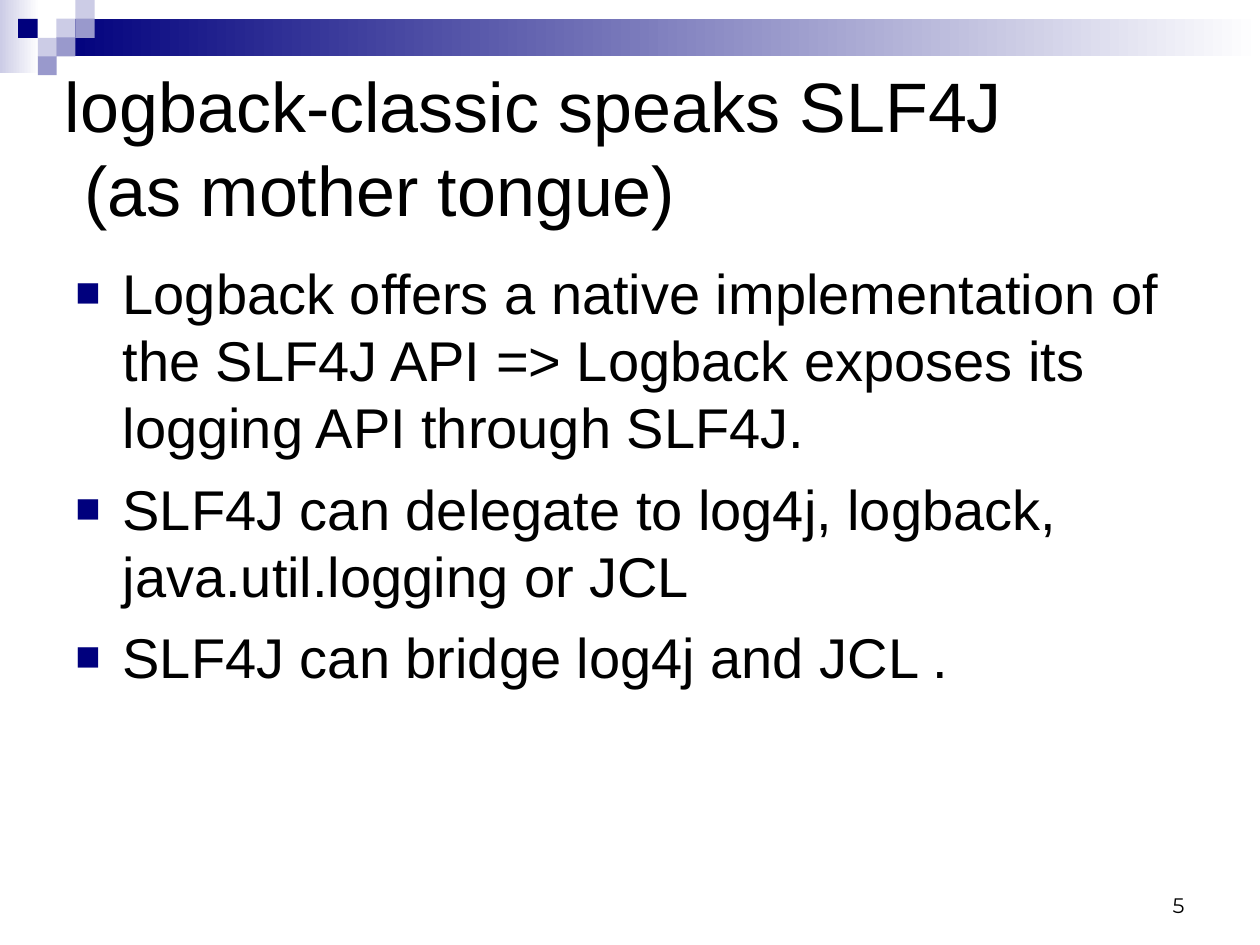
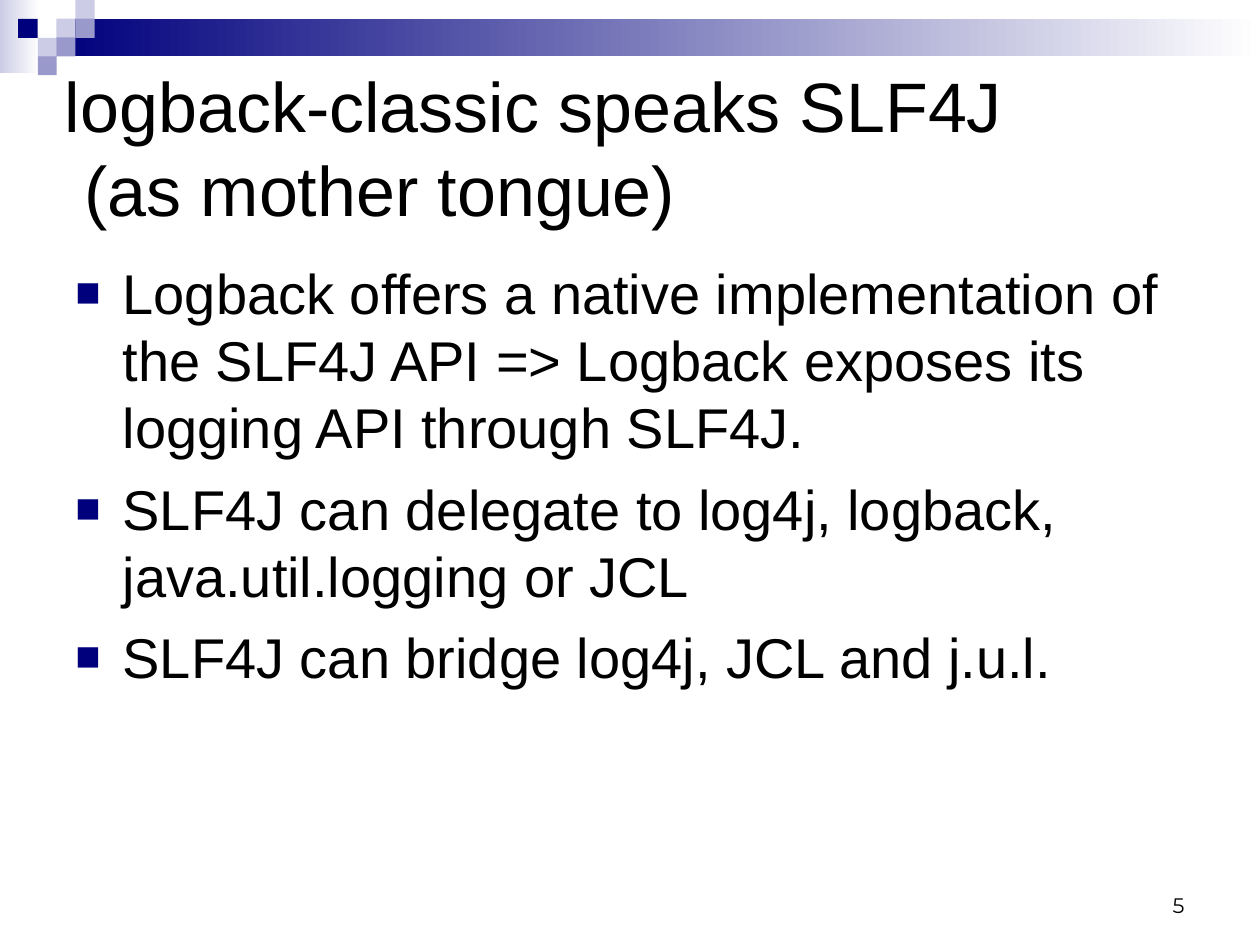
Before and after one commit to qos-ch/logback, a slide deck: slide 5 of logback-site/src/site/resources/logback.ppt. Drawn at 1260x945 pixels with LibreOffice and Linux fonts; fonts in the diff are those of the drawing. Boxes give left, top, right and bottom in pixels: in the first picture for what was removed or moved away, otherwise in the second. Text is boxed around its words. In the diff, an @@ line names an element or a change of style, - is before the commit and + after.

```diff
--- a/logback-site/src/site/resources/logback.ppt
+++ b/logback-site/src/site/resources/logback.ppt
@@ text at (x1=123, y1=637, x2=1051, y2=689): text changed @@
-■ SLF4J can bridge log4j and JCL .
+■ SLF4J can bridge log4j, JCL and j.u.l.
```
Also in this commit, not shown: 1 other slide changed, 2 slides added.
